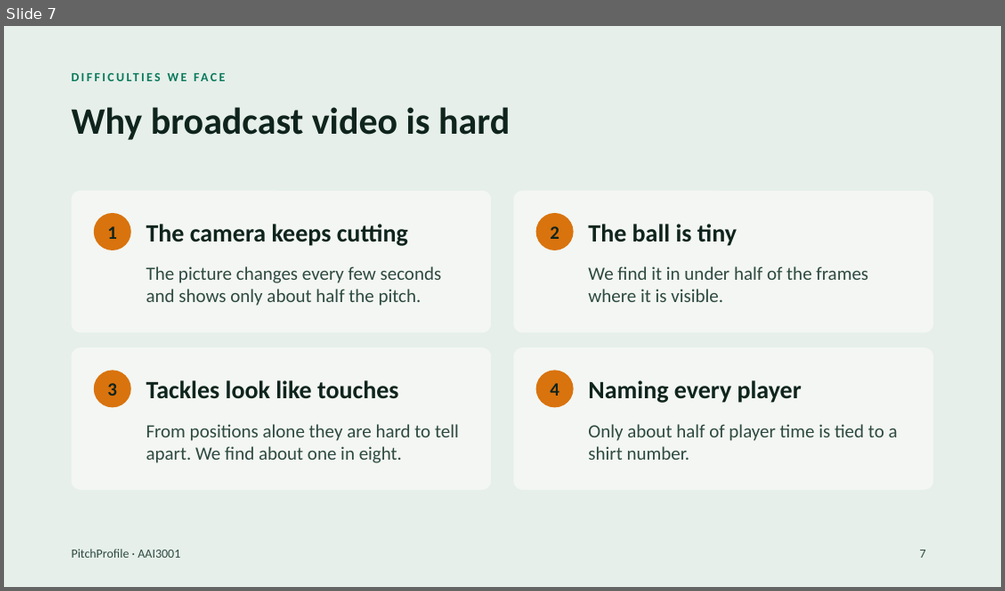
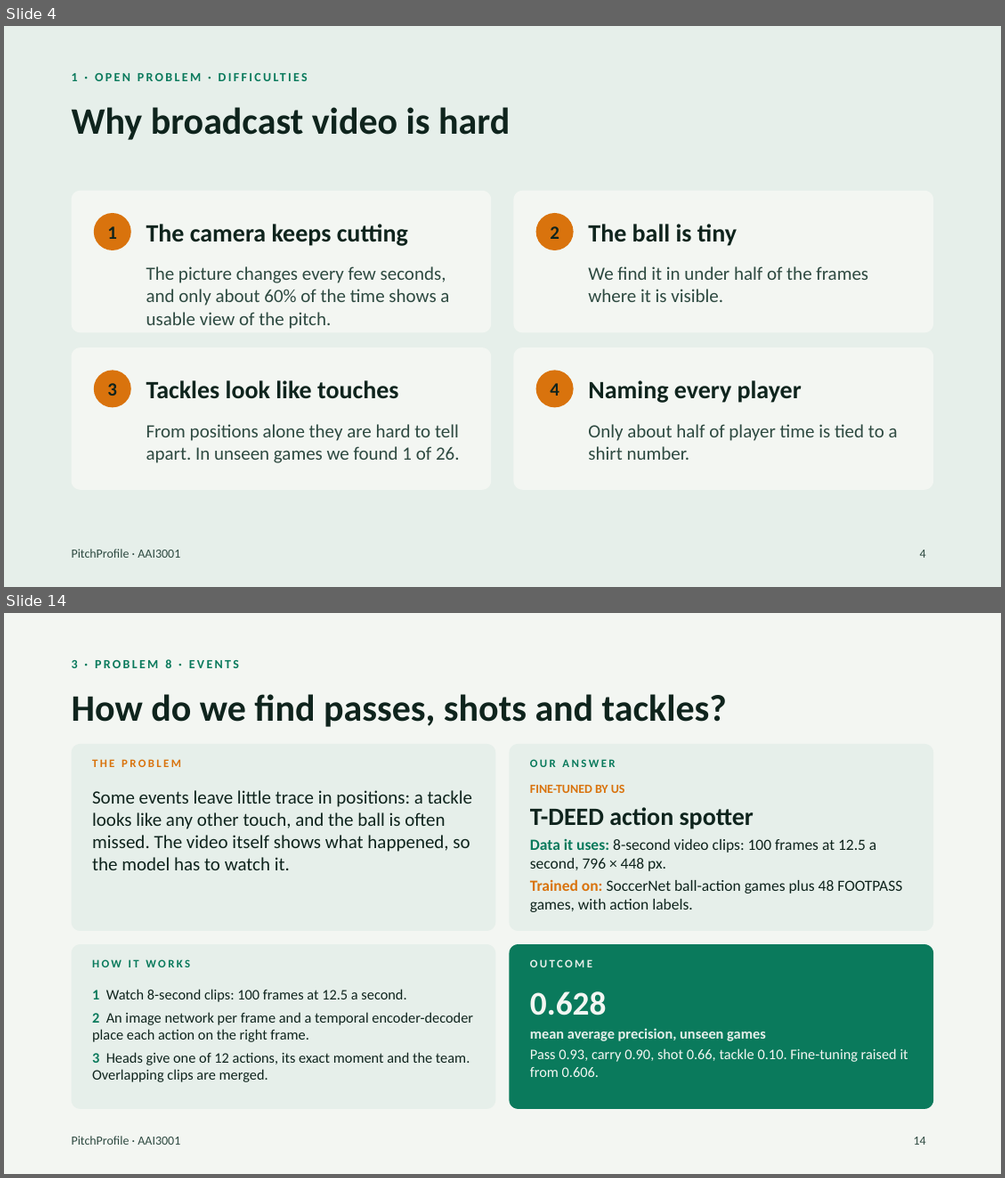
Before and after one commit to havochadi/AIFootballProfiler, a slide deck: Documentation/PitchProfile_Presentation.pptx. Shown one above the other, each under a label of ours: slide 7 before the commit, slides 4 and 14 after it; the slides between them are not shown. The pictures are 1005x591 and 1005x1178 pixels, drawn with LibreOffice and Linux fonts; fonts in the diff are those of the drawing. Boxes give left, top, right and bottom in pixels: in the first picture for what was removed or moved away, otherwise in the second. Text is boxed around its words. In the diff, an @@ line names an element or a change of style, - is before the commit and + after.

```diff
--- a/Documentation/PitchProfile_Presentation.pptx
+++ b/Documentation/PitchProfile_Presentation.pptx
@@ slide 14 added at (4,613,1001,1174), background #F3F6F2; not listed: 1 template element that a slide beside it also shows @@
@@ text added at (72,659,239,668), 12 pt, text #0A7A5C, bold @@
+3 · PROBLEM 8 · EVENTS
@@ title added at (72,694,727,727), 36 pt, text #0F241D, bold @@
+How do we find passes, shots and tackles?
@@ rounded rectangle added at (72,744,495,931), fill #E6EFEA @@
@@ rounded rectangle added at (509,744,933,931), fill #E6EFEA @@
@@ text added at (92,759,181,767), 11 pt, text #D9730D, bold @@
+THE PROBLEM
@@ text added at (530,759,615,767), 11 pt, text #0A7A5C, bold @@
+OUR ANSWER
@@ text added at (92,790,473,870), 18 pt, text #0F241D @@
+Some events leave little trace in positions: a tackle looks like any other touch, and the ball is often missed. The video itself shows what happened, so the model has to watch it.
@@ text added at (530,785,902,912), 15 pt, text #0F241D @@
+FINE-TUNED BY US
+T-DEED action spotter
+Data it uses: 8-second video clips: 100 frames at 12.5 a second, 796 × 448 px.
+Trained on: SoccerNet ball-action games plus 48 FOOTPASS games, with action labels.
@@ rounded rectangle added at (72,944,495,1109), fill #E6EFEA @@
@@ text added at (92,959,190,967), 11 pt, text #0A7A5C, bold @@
+HOW IT WORKS
@@ rounded rectangle added at (509,944,933,1109), fill #0A7A5C @@
@@ text added at (530,959,592,967), 11 pt, text #E6EFEA, bold @@
+OUTCOME
@@ text added at (92,989,473,1082), 14 pt, text #0F241D @@
+1 Watch 8-second clips: 100 frames at 12.5 a second.
+2 An image network per frame and a temporal encoder-decoder place each action on the right frame.
+3 Heads give one of 12 actions, its exact moment and the team. Overlapping clips are merged.
@@ text added at (530,991,908,1077), 14 pt, text #F3F6F2 @@
+0.628
+mean average precision, unseen games
+Pass 0.93, carry 0.90, shot 0.66, tackle 0.10. Fine-tuning raised it from 0.606.
@@ page number added at (914,1136,926,1144), 12 pt, text #2E4A41 @@
+14
@@ what was slide 7 is now slide 4 @@
@@ slide 4 changed as well @@
@@ text at (72,73,78,81): text changed @@
-DIFFICULTIES WE FACE
+1 · OPEN PROBLEM · DIFFICULTIES
@@ text at (146,266,449,329): text changed @@
-The picture changes every few seconds and shows only about half the pitch.
+The picture changes every few seconds, and only about 60% of the time shows a usable view of the pitch.
@@ text at (146,424,460,463): text changed @@
-From positions alone they are hard to tell apart. We find about one in eight.
+From positions alone they are hard to tell apart. In unseen games we found 1 of 26.
@@ page number at (920,549,926,557): text changed @@
-7
+4
```
Also in this commit, not shown: 4 other slides changed, 27 other slides added, 2 slides removed, 1 other file.
